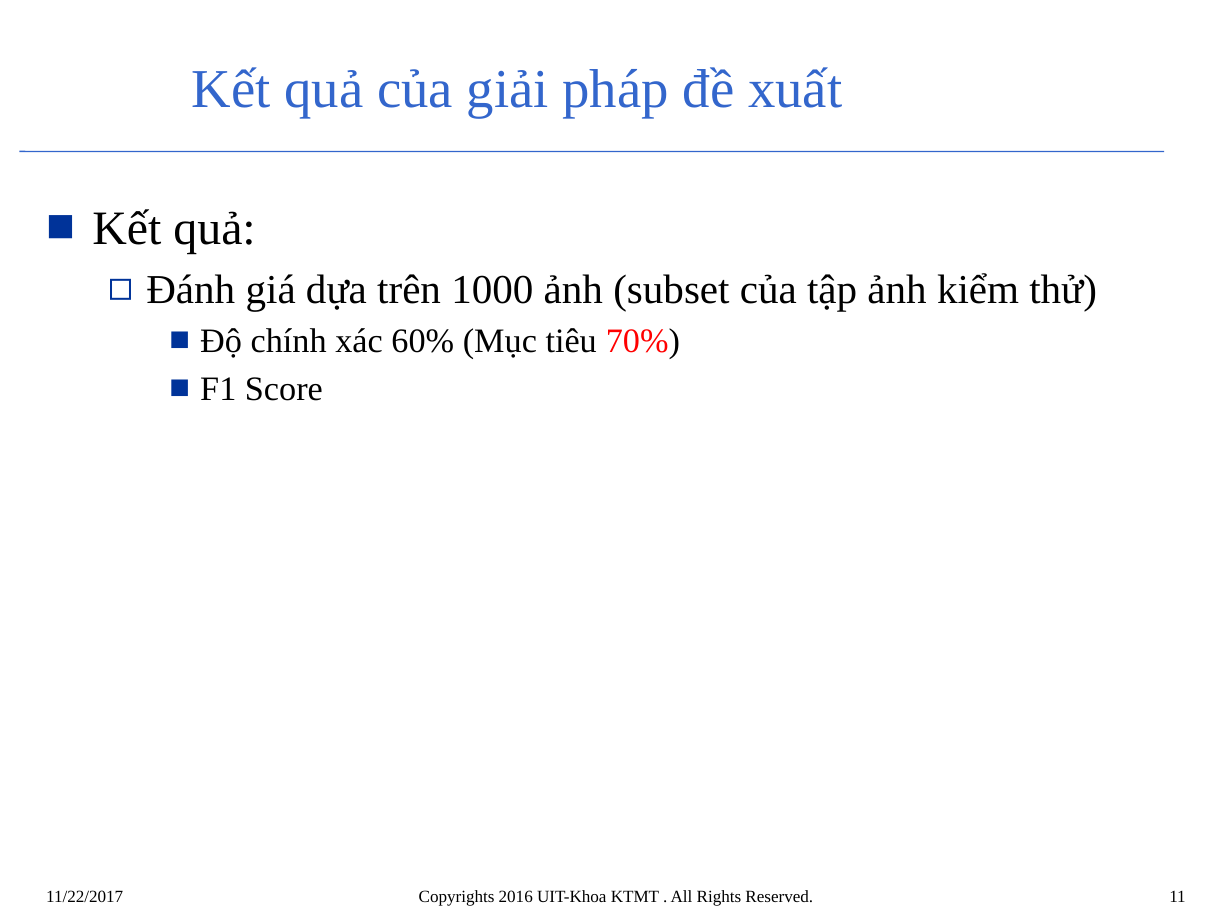
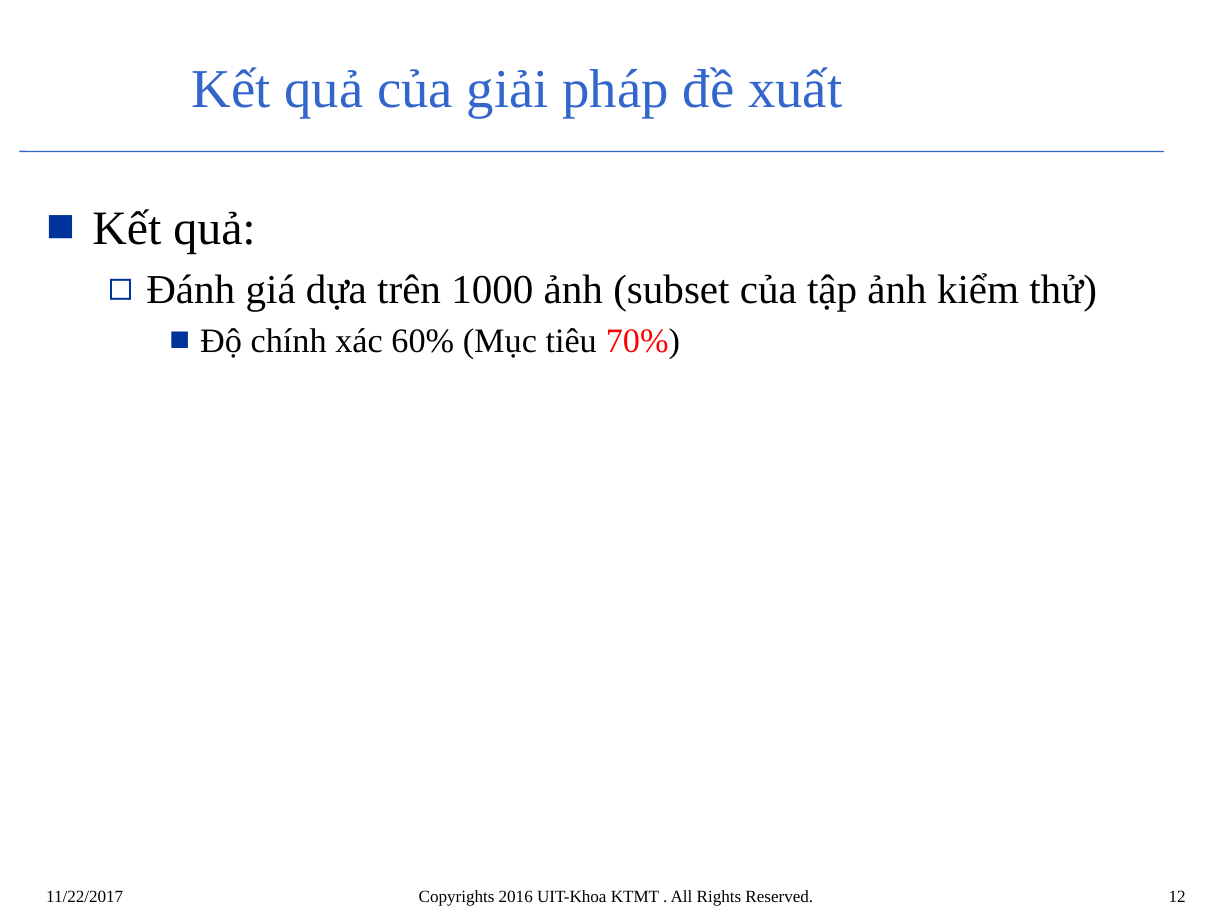
Before and after one commit to Huyvu7495/diabetic-retinopathy-deep-learning, a slide deck: slide 12 of paper/Mau_BaoCao_LVTN_Trinhbay.pptx (slide 11 before the commit). Drawn at 1232x924 pixels with LibreOffice and Linux fonts; fonts in the diff are those of the drawing; background and template pictures are left out. Boxes give left, top, right and bottom in pixels: in the first picture for what was removed or moved away, otherwise in the second. Text is boxed around its words. In the diff, an @@ line names an element or a change of style, - is before the commit and + after.

```diff
--- a/paper/Mau_BaoCao_LVTN_Trinhbay.pptx
+++ b/paper/Mau_BaoCao_LVTN_Trinhbay.pptx
@@ text at [200, 377, 323, 401]: paragraph removed @@
-    ■ F1 Score
@@ page number at [1169, 890, 1186, 902]: text changed @@
-11
+12
```
Also in this commit, not shown: 1 other slide changed, 1 slide added, 2 other files.
